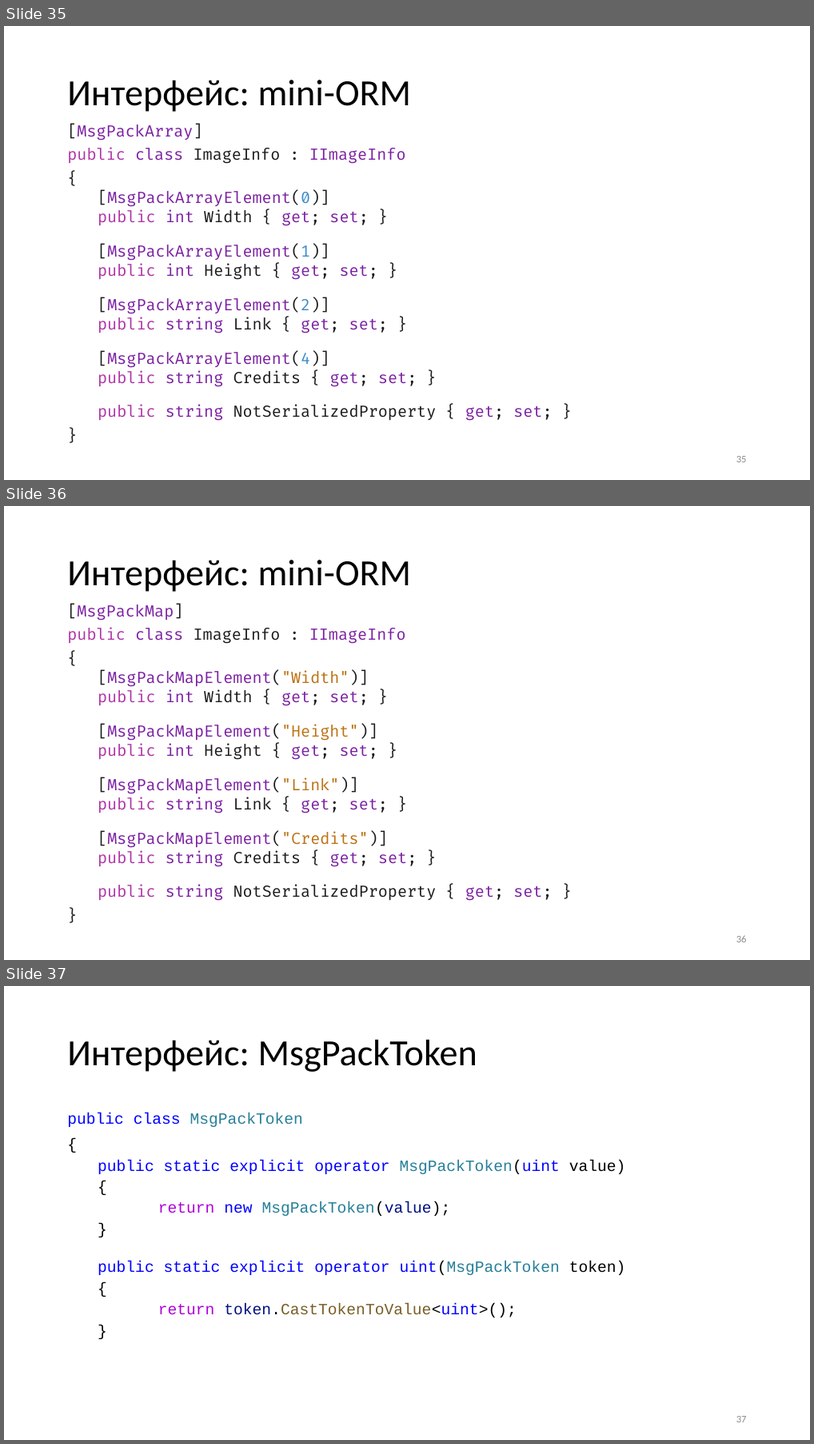
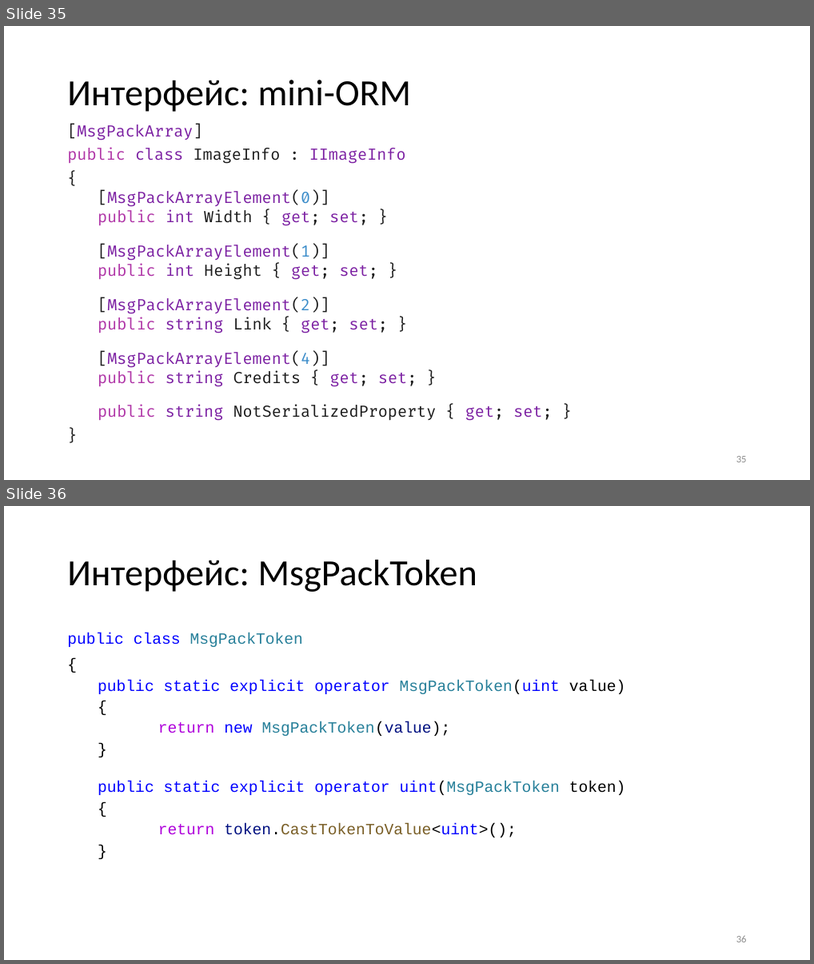
Before and after one commit to aensidhe/presentations, a slide deck: 2018/09/dotnext/Использование Tarantool в .NET-проектах.pptx. Shown one above the other, each under a label of ours: slides 35, 36 and 37 before the commit, slides 35 and 36 after it. The pictures are 814x1444 and 814x964 pixels, drawn with LibreOffice and Linux fonts; fonts in the diff are those of the drawing; background and template pictures are left out. Boxes give left, top, right and bottom in pixels: in the first picture for what was removed or moved away, otherwise in the second. Text is boxed around its words. In the diff, an @@ line names an element or a change of style, - is before the commit and + after.

```diff
--- a/2018/09/dotnext/Использование Tarantool в .NET-проектах.pptx
+++ b/2018/09/dotnext/Использование Tarantool в .NET-проектах.pptx
@@ slide 36 removed at [4,506,810,960], background #FFFFFF @@
@@ title removed at [67,560,411,592] @@
-Интерфейс: mini-ORM
@@ text removed at [67,604,552,900] @@
-[MsgPackMap]
-public class ImageInfo : IImageInfo
-{
-  [MsgPackMapElement("Width")]
-  public int Width { get; set; }
-  [MsgPackMapElement("Height")]
-  public int Height { get; set; }
-  [MsgPackMapElement("Link")]
-  public string Link { get; set; }
-  [MsgPackMapElement("Credits")]
-  public string Credits { get; set; }
-  public string NotSerializedProperty { get; set; }
-}
@@ page number removed at [737,935,747,942] @@
-36
@@ what was slide 37 is now slide 36 @@
@@ page number at [737,935,747,942]: text changed @@
-37
+36
```
Also in this commit, not shown: 8 slides changed, 2 slides added, 3 other slides removed.
